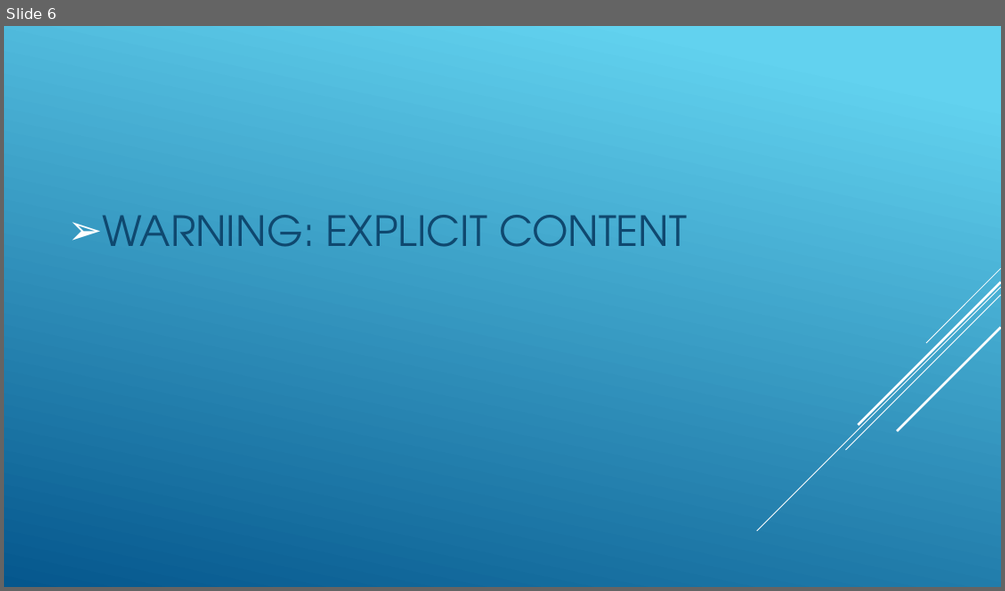
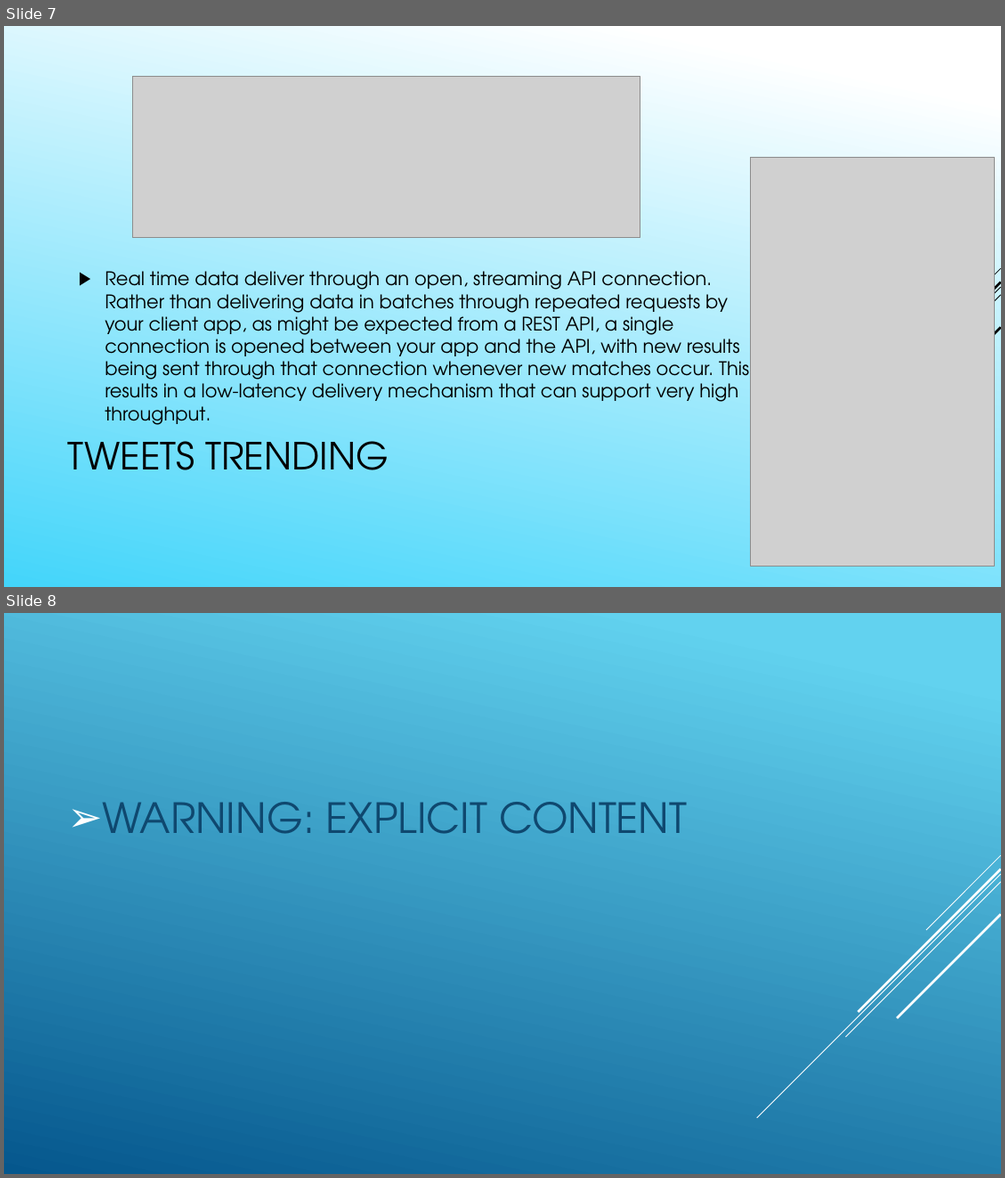
Before and after one commit to revature-scalawags/Project2-Group6, a slide deck: Group Twitter Stream - Project1.pptx. Shown one above the other, each under a label of ours: slide 6 before the commit, slides 7 and 8 after it. The pictures are 1005x591 and 1005x1178 pixels, drawn with LibreOffice and Linux fonts; fonts in the diff are those of the drawing; grey boxes stand for pictures. Boxes give left, top, right and bottom in pixels: in the first picture for what was removed or moved away, otherwise in the second. Text is boxed around its words. In the diff, an @@ line names an element or a change of style, - is before the commit and + after.

```diff
--- a/Group Twitter Stream - Project1.pptx
+++ b/Group Twitter Stream - Project1.pptx
@@ slide 7 added at (4, 26, 1001, 587), background gradient #FFFFFF to #43D5FA @@
@@ picture added at (133, 76, 639, 238) @@
@@ picture added at (751, 157, 995, 566) @@
@@ text added at (105, 271, 749, 425), 18 pt, text #000000 @@
+▶ Real time data deliver through an open, streaming API connection. Rather than delivering data in batches through repeated requests by your client app, as might be expected from a REST API, a single connection is opened between your app and the API, with new results being sent through that connection whenever new matches occur. This results in a low-latency delivery mechanism that can support very high throughput.
@@ group added at (757, 268, 1001, 531): 5 lines @@
@@ title added at (67, 441, 388, 470), 36 pt, text #000000 @@
+TWEETS TRENDING
@@ what was slide 6 is now slide 8 @@
```
Also in this commit, not shown: 1 slide changed, 2 other slides added, 3 other files.
